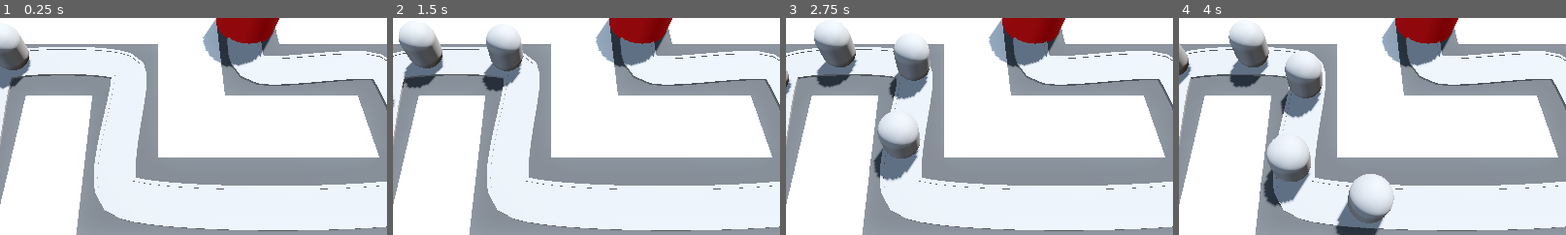
Above: before the commit, frames 1-4 (left to right).
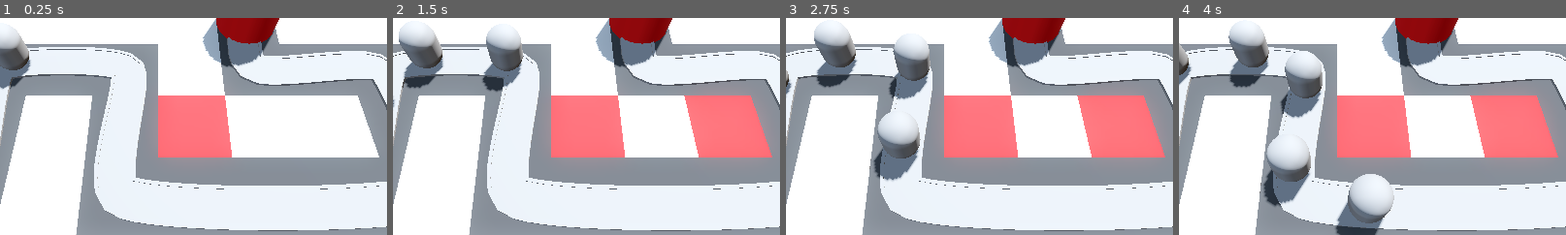
Above: after the commit, the same moments.

Repository: rlong021/Barbarian_Blaster
Game: Godot game, scene res://scenes/base_level.tscn
Two runs of this game, one before a commit and one after it. Both use one fixed random seed, a clock stepped at 60 frames per second and the inputs below.
Inputs (mouse positions are % of the whole screen's width and height, from its top left):
- Up to frame 1 (0.25 s): no input
- Up to frame 2 (1.5 s): move the mouse to (72, 45) at 0.52 s; move the mouse to (30, 55) at 1.27 s
- Up to frame 3 (2.75 s): move the mouse to (60, 28) at 2.02 s
- Up to frame 4 (4 s): move the mouse to (45, 70) at 2.77 s; move the mouse to (80, 65) at 3.52 s
The pictures show only the part of the screen within x 30-79%, y 23-73%; the shares and areas given below are measured in that part.

The runs differ from the first frame. In frame 1, 5.2% of the frame differs, in the area x 40-60%, y 35-65%; in frame 2, 10%, in the area x 40-98%, y 35-65%; in frame 3, 10%; in frame 4, 10%.

Commit message:
interact with gridmap

Diff:
--- a/base/base.gd
+++ b/base/base.gd
@@ -5,7 +5,6 @@
 var current_health: int:
 	set(health_in):
 		current_health = health_in
-		print("Health was changed")
 		label_3d.text = str(current_health) + "/" + str(max_health)
 		var red: Color = Color.RED
 		var white: Color = Color.WHITE
--- a/rayPickerCamera/ray_picker_camera.gd
+++ b/rayPickerCamera/ray_picker_camera.gd
@@ -1,4 +1,6 @@
 extends Camera3D
+
+@export var gridmap: GridMap
 
 @onready var ray_cast_3d: RayCast3D = $RayCast3D
 
@@ -11,4 +13,7 @@
 	if ray_cast_3d.is_colliding():
 		var collider = ray_cast_3d.get_collider()
 		if collider is GridMap:
-			pass
+			var collision_point = ray_cast_3d.get_collision_point()
+			var cell = gridmap.local_to_map(collision_point)
+			if gridmap.get_cell_item(cell) == 0:
+				gridmap.set_cell_item(cell, 1)
--- a/scenes/base_level.tscn
+++ b/scenes/base_level.tscn
@@ -42,8 +42,9 @@
 size = Vector3(100, 2, 100)
 material = SubResource("StandardMaterial3D_6tisa")
 
-[node name="RayPickerCamera" parent="." instance=ExtResource("1_oox4p")]
+[node name="RayPickerCamera" parent="." node_paths=PackedStringArray("gridmap") instance=ExtResource("1_oox4p")]
 transform = Transform3D(1, 0, 0, 0, 0.422618, 0.906308, 0, -0.906308, 0.422618, 0, 14.5, 9.5)
+gridmap = NodePath("../GridMap")
 
 [node name="GridMap" type="GridMap" parent="."]
 mesh_library = ExtResource("1_6tisa")
